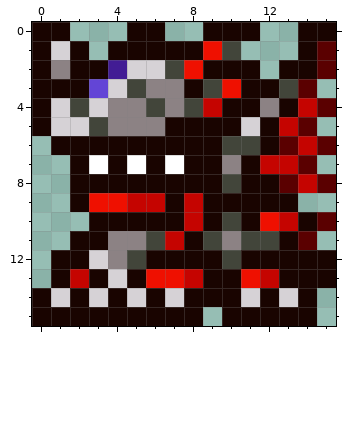
Pixel-art sprite, stored at images/SomaKiryuu/death x dourgreymon/590.png. The picture above was drawn from the file before the commit.
The file is 48x48 pixels, drawn in blocks of 3x3; one block is one cell here.
And afterwards:
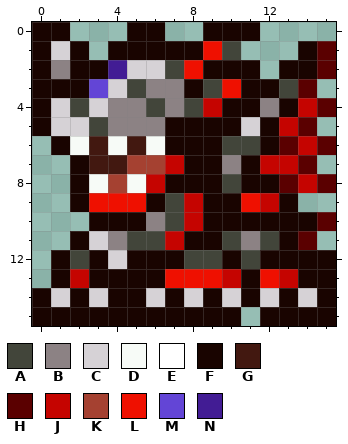
Palette (. is transparent): A #42453a  B #8c8284  C #d6d2d6  D #f7fbf7  E #ffffff  F #190400  G #421810  H #5a0000  J #c50400  K #a54131  L #ef1000  M #6345d6  N #421c94
The exact change:
@@ x 12..15 @@
- 0 ..FF
+ 0 ....
  1 ..FH
@@ x 0..15 @@
  5 FCCABBBFFFFCFJH.
- 6 .FFFFFFFFFAAFHJH
- 7 ..FEFEFEFFBFJJH.
- 8 ..FFFFFFFFAFFHJH
- 9 ..FLLJJFJFFFFF..
-10 ...FFFFFJFAFLJFH
-11 ..FFBBAJFABAAFH.
-12 .FFCBAFFFFAFFFFF
-13 .FJFCFLLJFFLJFFF
-14 FCFCFCFCFFFCFCF.
-15 FFFFFFFFF.FFFFF.
+ 6 .FDGDGDFFFAAFHJH
+ 7 ..FGGKKJFFBFJJH.
+ 8 ..FDKDJFFFAFFHJH
+ 9 ..FLLLFAJFFLJF..
+10 ...FFFBAJFFFFFFH
+11 ..FCBAAJFFABAFH.
+12 .FAFCFFFAAFAFFFF
+13 .FJFFFFLLLJFLJFF
+14 FCFCFFCFCFCFCFCF
+15 FFFFFFFFFFF.FFFF
Pixel boxes of the changes (left, top, right, bottom) in both pictures:
erased: (298, 22, 336, 41)
changed: (70, 136, 336, 326)
